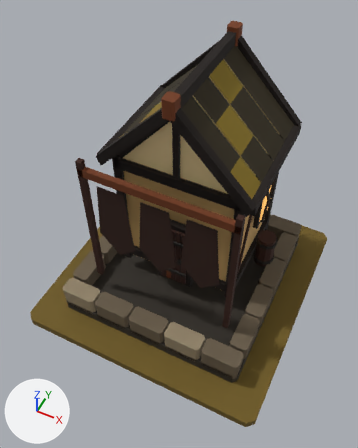
Two versions of the glTF model art/tannery_t2/tannery_t2.glb, one commit apart.
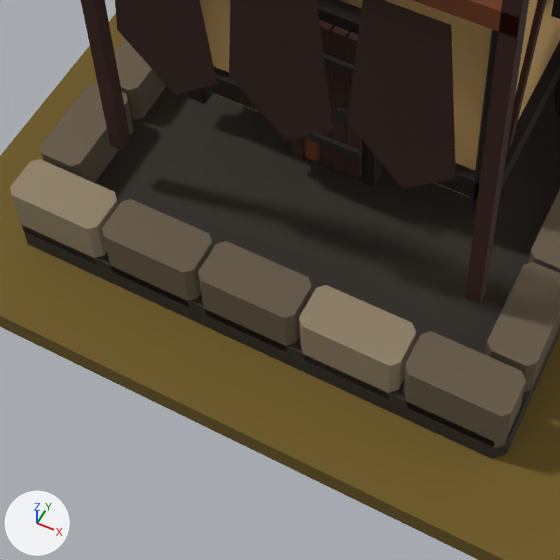
Each version appears first whole from a 50 mm camera at (0.715, -1.545, 2.376) aimed at (-0.002, -0.111, 0.584), and next in a close-up on the part from 16% to 71% of the width and 49% to 93% of the height. Lighting does not change. The marker at lower left points along +X, +Y and +Z. The older version's two pictures come first.

The older version as bpy lines, for what is in view:
```python
me_mmr___tannery___t02_architecture_mesh_001 = bpy.data.meshes.new('MMR | tannery | T02 Architecture Mesh.001')
me_mmr___tannery___t02_architecture_mesh_001.from_pydata(...)  # 949 vertices, 1537 faces; spans x -0.5..0.5, y -0.5..0.5, z 0.0..1.294
# faces by material slot: [1525, 12]
me_mmr___tannery___t02_architecture_mesh_001.materials.append(mat_mmr___shared_palette_atlas)  # picture img_mmr_shared_color_palette_64
me_mmr___tannery___t02_architecture_mesh_001.materials.append(mat_mmr___amber)  # orange #ffc06a, glowing orange #daa459
me_mmr___tannery___tier_02_ground_mesh_001 = bpy.data.meshes.new('MMR | tannery | Tier 02 Ground Mesh.001')
me_mmr___tannery___tier_02_ground_mesh_001.from_pydata(...)  # 16 vertices, 28 faces; spans x -0.65..0.65, y -0.65..0.65, z -0.05..0.0
me_mmr___tannery___tier_02_ground_mesh_001.materials.append(mat_mmr___shared_palette_atlas)  # picture img_mmr_shared_color_palette_64
ob_mmr___tannery___t02_architecture_001 = bpy.data.objects.new('MMR | tannery | T02 Architecture.001', me_mmr___tannery___t02_architecture_mesh_001)
ob_mmr___tannery___t02_architecture_001.location = (0.0, 0.0, 0.05)
ob_mmr___tannery___tier_02_ground_001 = bpy.data.objects.new('MMR | tannery | Tier 02 Ground.001', me_mmr___tannery___tier_02_ground_mesh_001)
ob_mmr___tannery___tier_02_ground_001.location = (0.0, 0.0, 0.05)
```
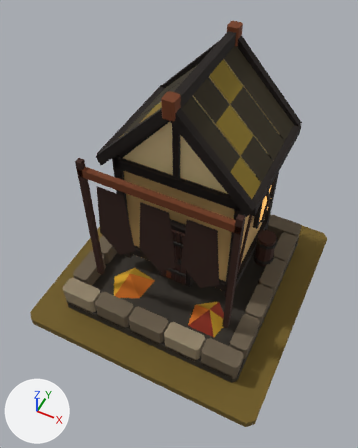
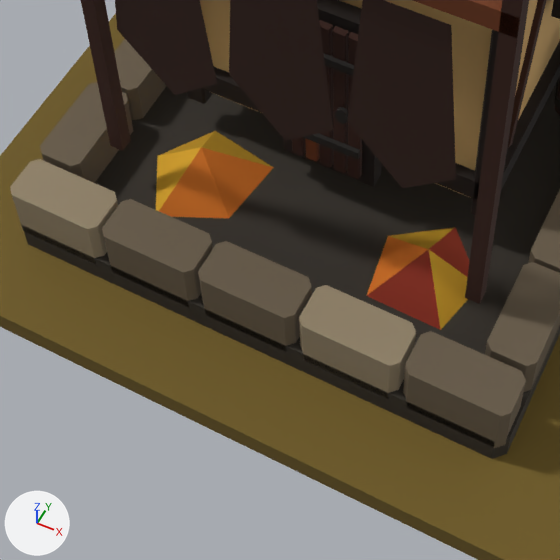
What differs and where, as boxes [x1, y1, x2, y2] in the close-ups (560 x 560 px):
'MMR | tannery | T02 Autumn Dressing.001', added
    after: [156, 131, 469, 330]

The change, as a list of edits to the scene's bpy script:
```text
Add me_mmr___tannery___t02_autumn_dressing_001:
    me_mmr___tannery___t02_autumn_dressing_001.from_pydata(...)  # 12 vertices, 10 faces; spans x -0.341..0.347, y -0.378..-0.133, z 0.062..0.163
    me_mmr___tannery___t02_autumn_dressing_001.materials.append(mat_mmr___shared_palette_atlas)  # picture img_mmr_shared_color_palette_64
Add ob_mmr___tannery___t02_autumn_dressing_001:
    ob_mmr___tannery___t02_autumn_dressing_001 = bpy.data.objects.new('MMR | tannery | T02 Autumn Dressing.001', me_mmr___tannery___t02_autumn_dressing_001)
    ob_mmr___tannery___t02_autumn_dressing_001.location = (0.0, 0.0, 0.05)
```
